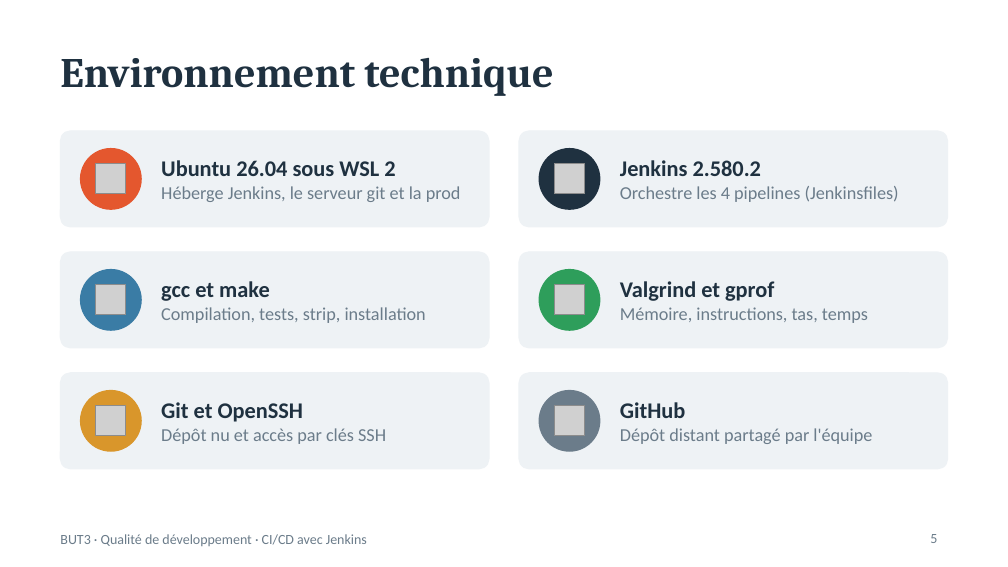
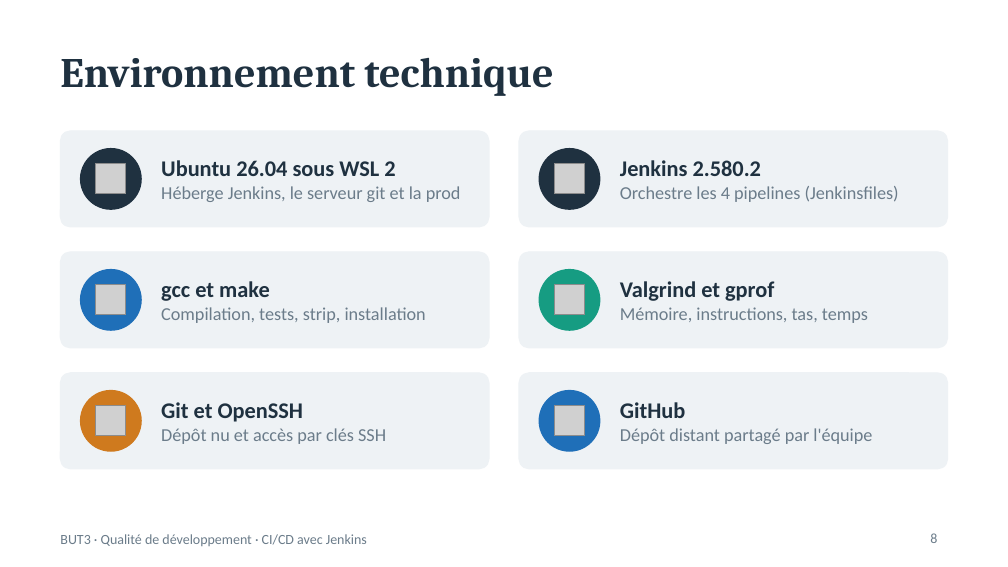
Before and after one commit to humariu506/test_jenkins, a slide deck: slide 8 of docs/Presentation_CICD_Jenkins.pptx (slide 5 before the commit). Drawn at 1008x567 pixels with LibreOffice and Linux fonts; fonts in the diff are those of the drawing; grey boxes stand for pictures. Boxes give left, top, right and bottom in pixels: in the first picture for what was removed or moved away, otherwise in the second. Text is boxed around its words. In the diff, an @@ line names an element or a change of style, - is before the commit and + after.

```diff
--- a/docs/Presentation_CICD_Jenkins.pptx
+++ b/docs/Presentation_CICD_Jenkins.pptx
@@ ellipse at (81,149,141,210): fill #E4572E to #1F3140; outline #E4572E 1 pt to #1F3140 1 pt @@
@@ ellipse at (81,269,141,330): fill #3A7CA5 to #1F6FB8; outline #3A7CA5 1 pt to #1F6FB8 1 pt @@
@@ ellipse at (539,269,600,330): fill #2E9E5B to #169C82; outline #2E9E5B 1 pt to #169C82 1 pt @@
@@ ellipse at (81,391,141,452): fill #D9962B to #CF7A1E; outline #D9962B 1 pt to #CF7A1E 1 pt @@
@@ ellipse at (539,391,600,452): fill #6B7C8A to #1F6FB8; outline #6B7C8A 1 pt to #1F6FB8 1 pt @@
@@ page number at (930,533,937,543): text changed @@
-5
+8
```
Also in this commit, not shown: 4 other slides changed, 13 slides added.
